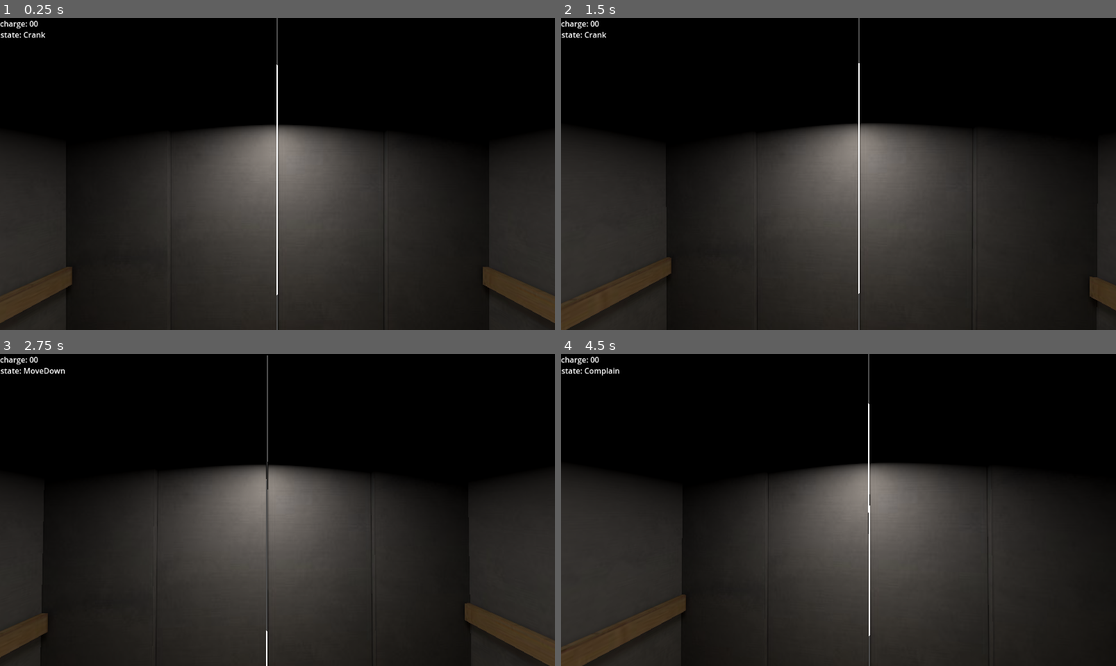
Above: before the commit, frames 1-4 (two rows, left to right).
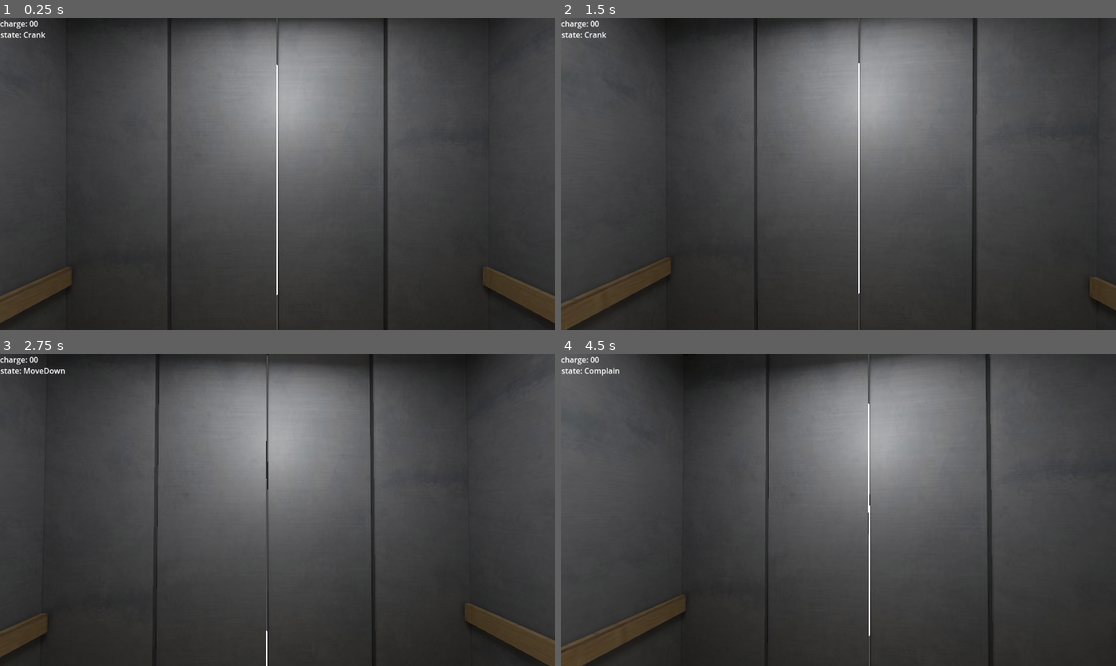
Above: after the commit, the same moments.

Repository: DerBrezel/elevator-pitch
Game: Godot game, scene res://scene_elevator_test.tscn
Same seed, same stepped clock (60 frames per second), same inputs: the game is played once before the commit and once after it.
Inputs (mouse positions are in pixels of both pictures, inside the frame that each line leads up to):
- Up to frame 1 (0.25 s): no input
- Up to frame 2 (1.5 s): tap Enter at 0.5 s; move the mouse to (866, 174) at 0.52 s; hold 1 (1) 0.53-1.28 s; tap 2 (2) at 0.8, 1.35 s; tap Space at 1.25 s; move the mouse to (810, 174) at 1.27 s
- Up to frame 3 (2.75 s): tap 3 (3) at 1.55 s; tap Enter at 2 s; move the mouse to (288, 503) at 2.02 s; hold 3 (3) from 2.03 s (still down); tap 4 (4) at 2.3 s
- Up to frame 4 (4.5 s): tap Space at 2.75, 4.25 s; move the mouse to (832, 516) at 2.77 s; release 3 (3) at 2.78 s; tap 4 (4) at 2.85 s; tap 5 (5) at 3.05 s; tap Enter at 3.5 s; move the mouse to (877, 513) at 3.52 s; hold 5 (5) 3.53-4.28 s; tap 6 (6) at 3.8, 4.35 s; move the mouse to (794, 506) at 4.27 s

The runs differ from the first frame. In frame 1, 58% of the frame differs, in the area x 0-100%, y 0-83%; in frame 2, 59%; in frame 3, 59%; in frame 4, 60%, in the area x 0-100%, y 0-94%.

Commit message:
feat: improve lighting

Diff:
--- a/elevator/elevator_asset.tscn
+++ b/elevator/elevator_asset.tscn
@@ -6,3 +6,6 @@
 
 [node name="Elevator" parent="." instance=ExtResource("1_eggyu")]
 transform = Transform3D(0.5, 0, 0, 0, 0.5, 0, 0, 0, 0.5, 0, 0, 0)
+
+[node name="OmniLight3D" type="OmniLight3D" parent="."]
+transform = Transform3D(1, 0, 0, 0, 1, 0, 0, 0, 1, -0.0746891, 1.72188, 0.00883873)
--- a/scene_elevator_test.tscn
+++ b/scene_elevator_test.tscn
@@ -27,13 +27,6 @@
 
 [node name="WorldEnvironment" parent="." instance=ExtResource("3_lr5sk")]
 
-[node name="SpotLight3D" type="SpotLight3D" parent="."]
-transform = Transform3D(1, 0, 0, 0, -4.37114e-08, 1, 0, -1, -4.37114e-08, 0, 0.898131, 0)
-light_color = Color(1, 0.953333, 0.9, 1)
-light_indirect_energy = 4.415
-spot_range = 2.492
-spot_angle = 84.1
-
 [node name="Crank" parent="." instance=ExtResource("4_otdx4")]
 transform = Transform3D(0.15, 0, 0, 0, 0.15, 0, 0, 0, 0.15, 0.702997, 0.542868, 0.635082)
 
